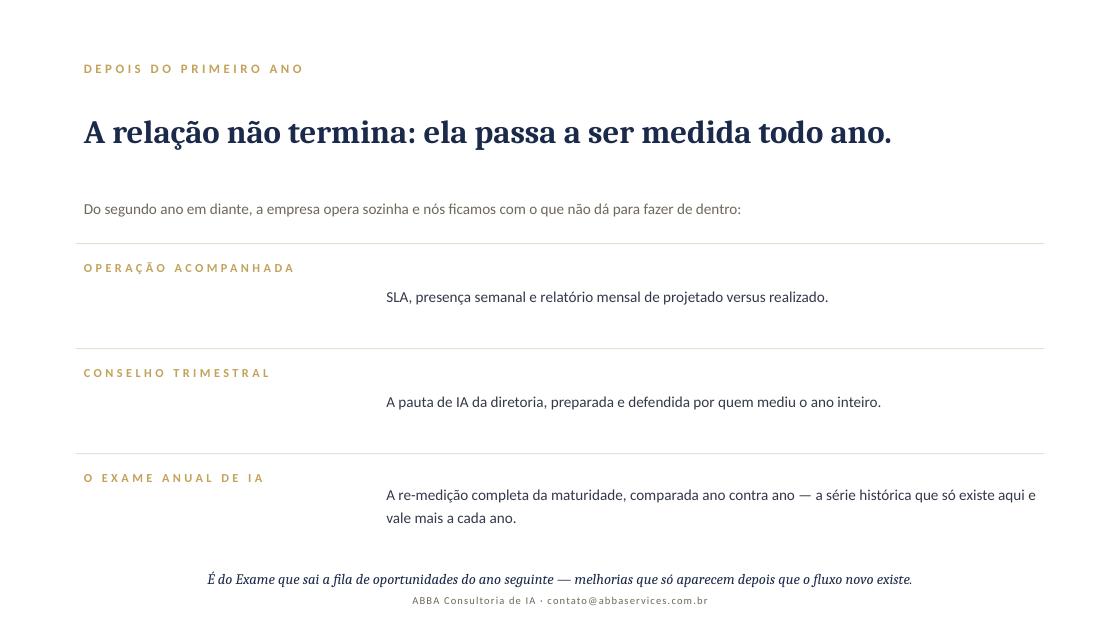
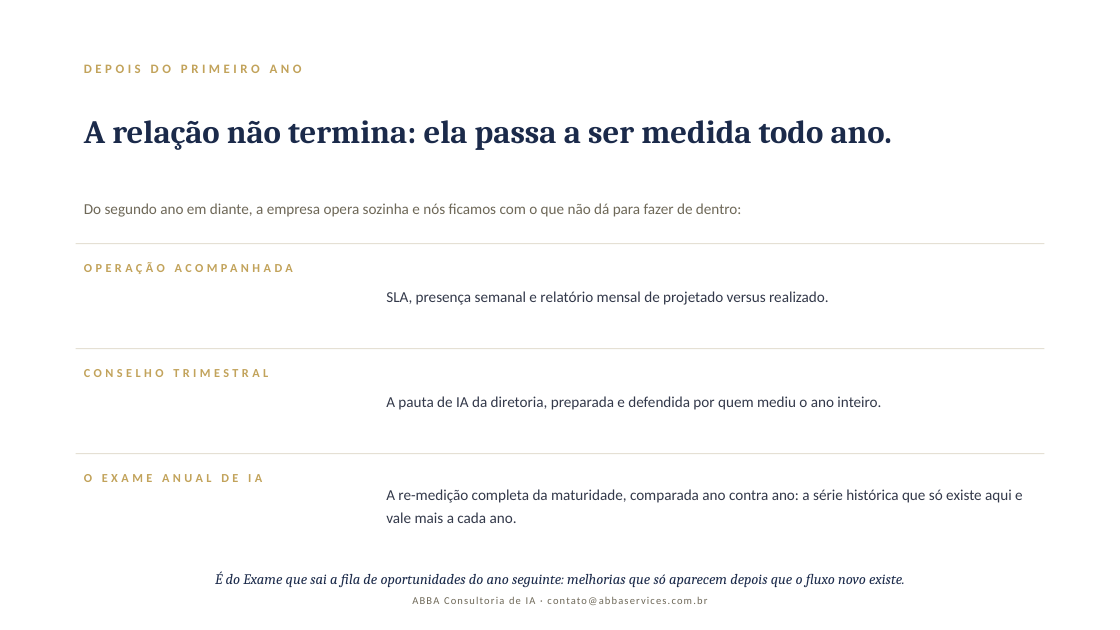
Before and after one commit to DanielMoraesCoca/abba-ops, a slide deck: slide 10 of 08-materiais/modelos/abba-deck-institucional.pptx (slide 8 before the commit). Drawn at 1120x630 pixels with LibreOffice and Linux fonts; fonts in the diff are those of the drawing. Boxes give left, top, right and bottom in pixels: in the first picture for what was removed or moved away, otherwise in the second. Text is boxed around its words. In the diff, an @@ line names an element or a change of style, - is before the commit and + after.

```diff
--- a/08-materiais/modelos/abba-deck-institucional.pptx
+++ b/08-materiais/modelos/abba-deck-institucional.pptx
@@ text at [386, 489, 1023, 523]: text changed @@
-A re-medição completa da maturidade, comparada ano contra ano — a série histórica que só existe aqui e vale mais a cada ano.
+A re-medição completa da maturidade, comparada ano contra ano: a série histórica que só existe aqui e vale mais a cada ano.
@@ text at [215, 571, 905, 587]: text changed @@
-É do Exame que sai a fila de oportunidades do ano seguinte — melhorias que só aparecem depois que o fluxo novo existe.
+É do Exame que sai a fila de oportunidades do ano seguinte: melhorias que só aparecem depois que o fluxo novo existe.
```
Also in this commit, not shown: 8 other slides changed, 3 slides added, 3 slides removed, 18 other files.
